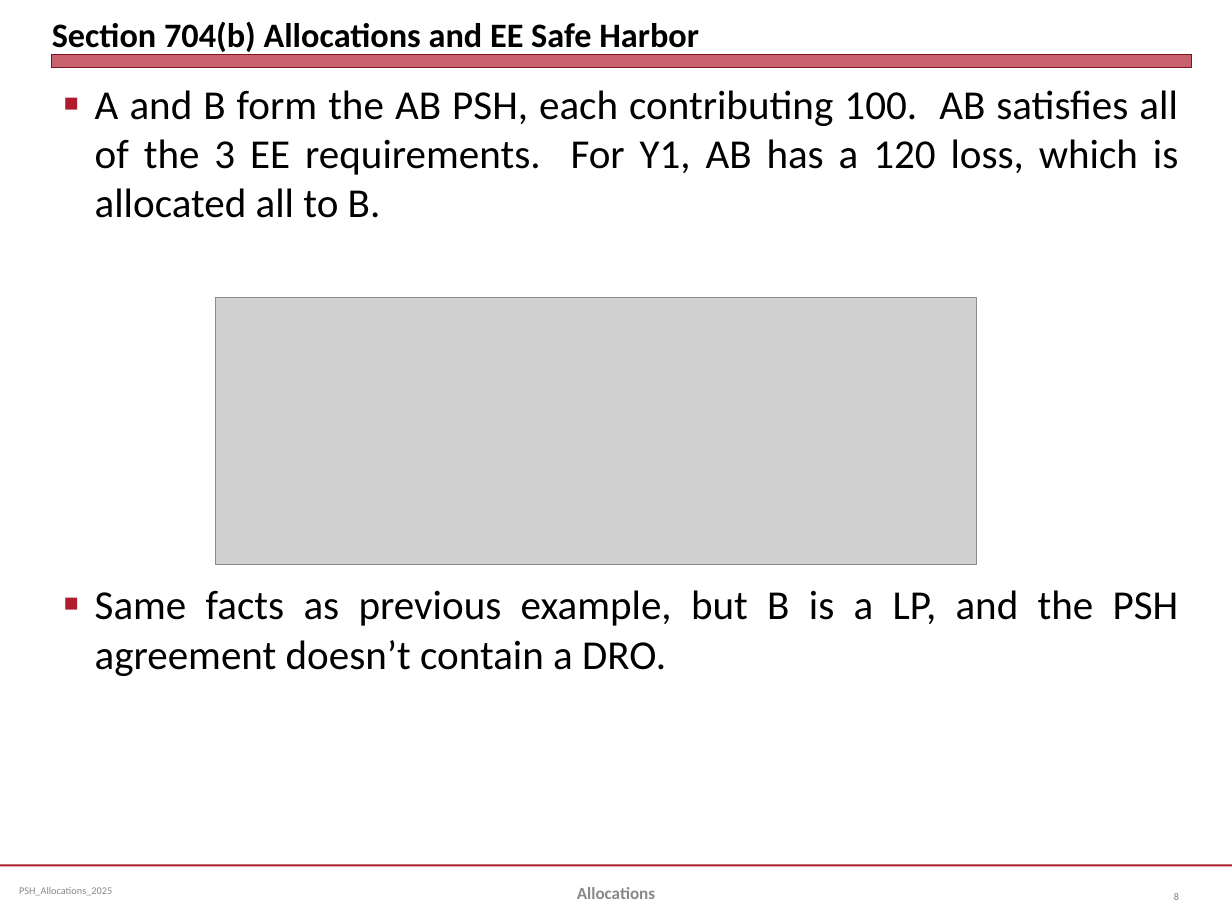
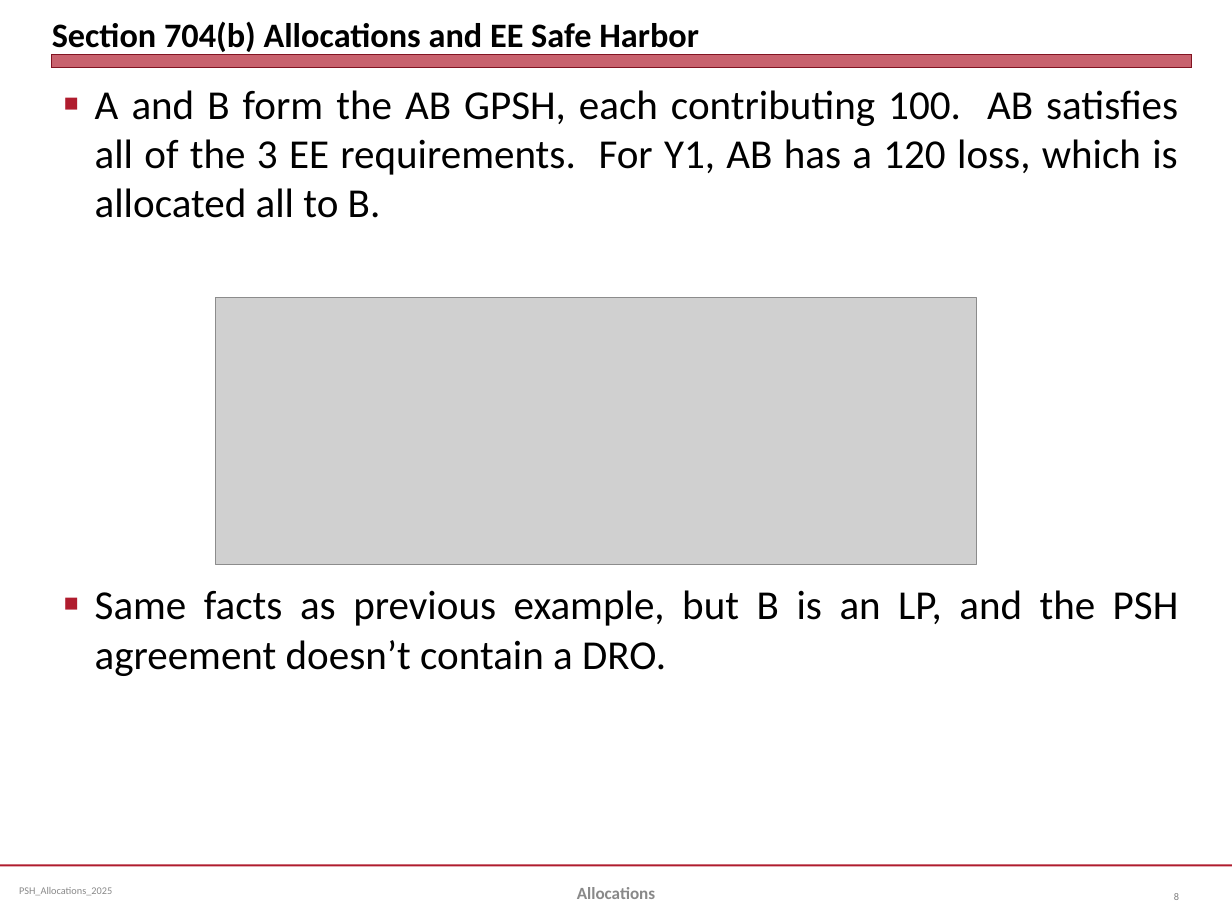
Before and after one commit to jmc877/Partnership-Tax, a slide deck: slide 8 of slides/PSH_Allocations_2025.pptx. Drawn at 1232x924 pixels with LibreOffice and Linux fonts; fonts in the diff are those of the drawing; grey boxes stand for pictures. Boxes give left, top, right and bottom in pixels: in the first picture for what was removed or moved away, otherwise in the second. Text is boxed around its words. In the diff, an @@ line names an element or a change of style, - is before the commit and + after.

```diff
--- a/slides/PSH_Allocations_2025.pptx
+++ b/slides/PSH_Allocations_2025.pptx
@@ text at [95,90,1179,676]: text changed @@
-■ A and B form the AB PSH, each contributing 100. AB satisfies all of the 3 EE requirements. For Y1, AB has a 120 loss, which is allocated all to B.
-■ Same facts as previous example, but B is a LP, and the PSH agreement doesn’t contain a DRO.
+■ A and B form the AB GPSH, each contributing 100. AB satisfies all of the 3 EE requirements. For Y1, AB has a 120 loss, which is allocated all to B.
+■ Same facts as previous example, but B is an LP, and the PSH agreement doesn’t contain a DRO.
```
Also in this commit, not shown: 8 other slides changed.
